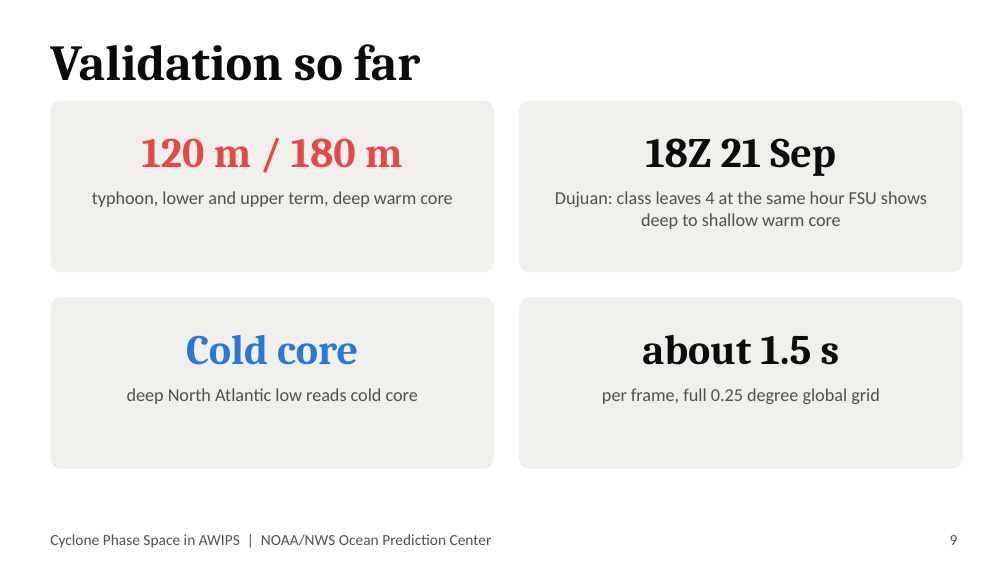
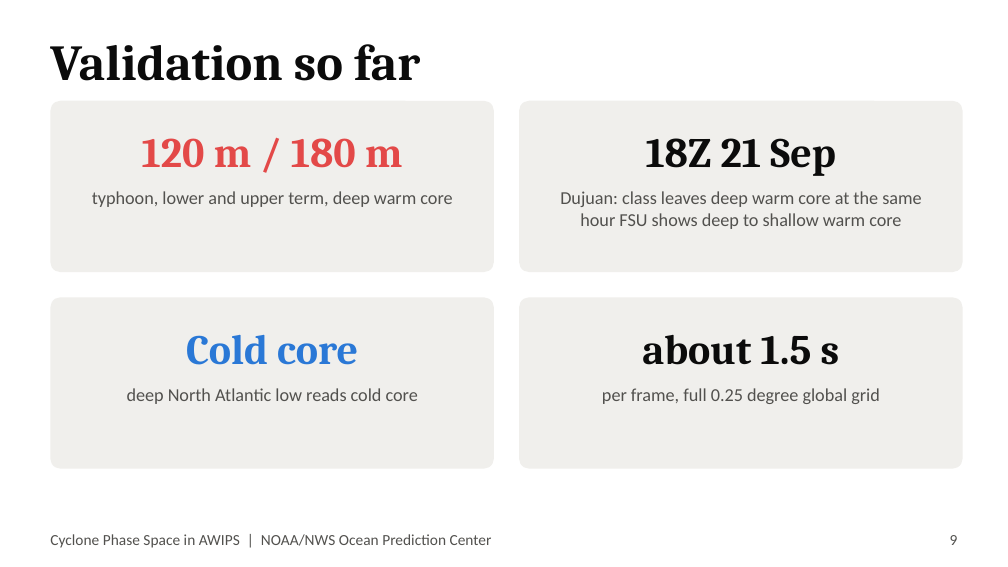
Before and after one commit to jkrek17/awips-tools, a slide deck: slide 9 of D2D/docs/TALK.pptx. Drawn at 1008x567 pixels with LibreOffice and Linux fonts; fonts in the diff are those of the drawing. Boxes give left, top, right and bottom in pixels: in the first picture for what was removed or moved away, otherwise in the second. Text is boxed around its words. In the diff, an @@ line names an element or a change of style, - is before the commit and + after.

```diff
--- a/D2D/docs/TALK.pptx
+++ b/D2D/docs/TALK.pptx
@@ text at (560, 191, 921, 229): text changed @@
-Dujuan: class leaves 4 at the same hour FSU shows deep to shallow warm core
+Dujuan: class leaves deep warm core at the same hour FSU shows deep to shallow warm core
```
Also in this commit, not shown: 10 other files.
